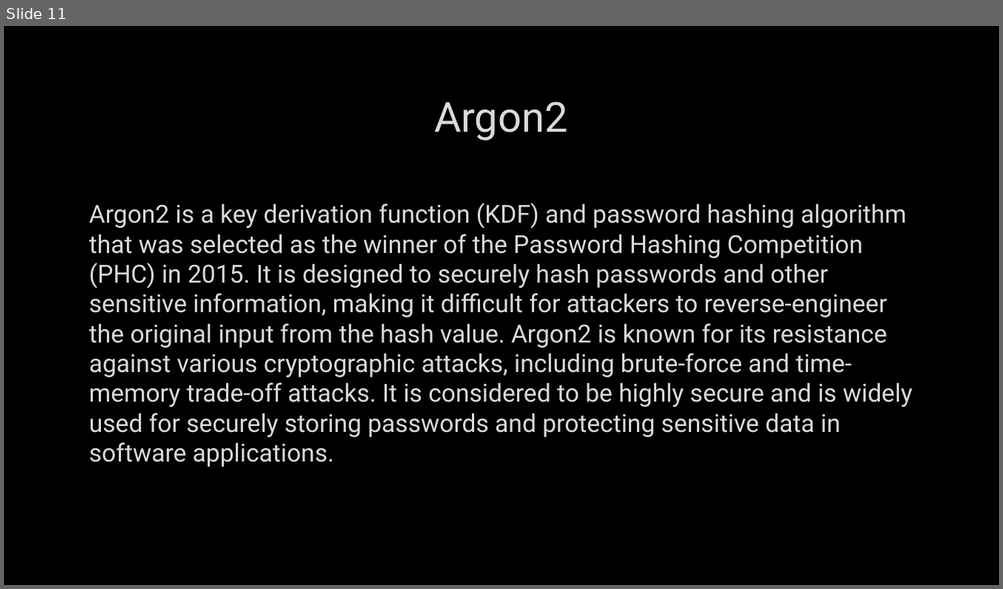
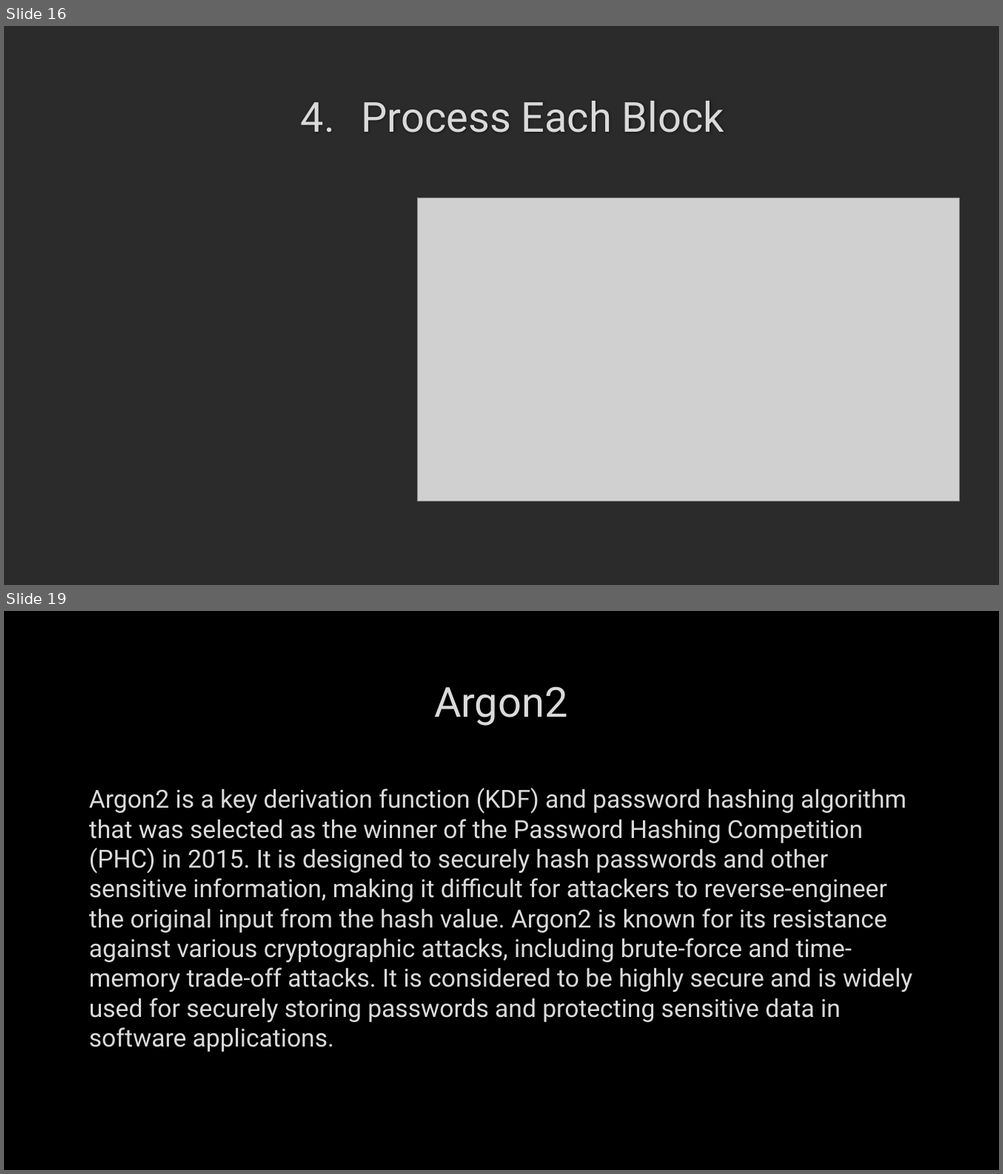
Before and after one commit to MohamedEmary/graduation-project, a slide deck: tasks/week-01/hashing.pptx. Shown one above the other, each under a label of ours: slide 11 before the commit, slides 16 and 19 after it; the slides between them are not shown. The pictures are 1003x589 and 1003x1174 pixels, drawn with LibreOffice and Linux fonts; fonts in the diff are those of the drawing; grey boxes stand for pictures; background and template pictures are left out; a plain dark background stands for a picture behind light text. Boxes give left, top, right and bottom in pixels: in the first picture for what was removed or moved away, otherwise in the second. Text is boxed around its words. In the diff, an @@ line names an element or a change of style, - is before the commit and + after.

```diff
--- a/tasks/week-01/hashing.pptx
+++ b/tasks/week-01/hashing.pptx
@@ slide 16 added at [4,26,999,585], background picture (left out) @@
@@ title added at [361,101,724,133], 40 pt, text #DADADA @@
+4. Process Each Block
@@ picture added at [418,198,959,502] @@
@@ what was slide 11 is now slide 19 @@
```
Also in this commit, not shown: 8 other slides added, 1 slide removed.
